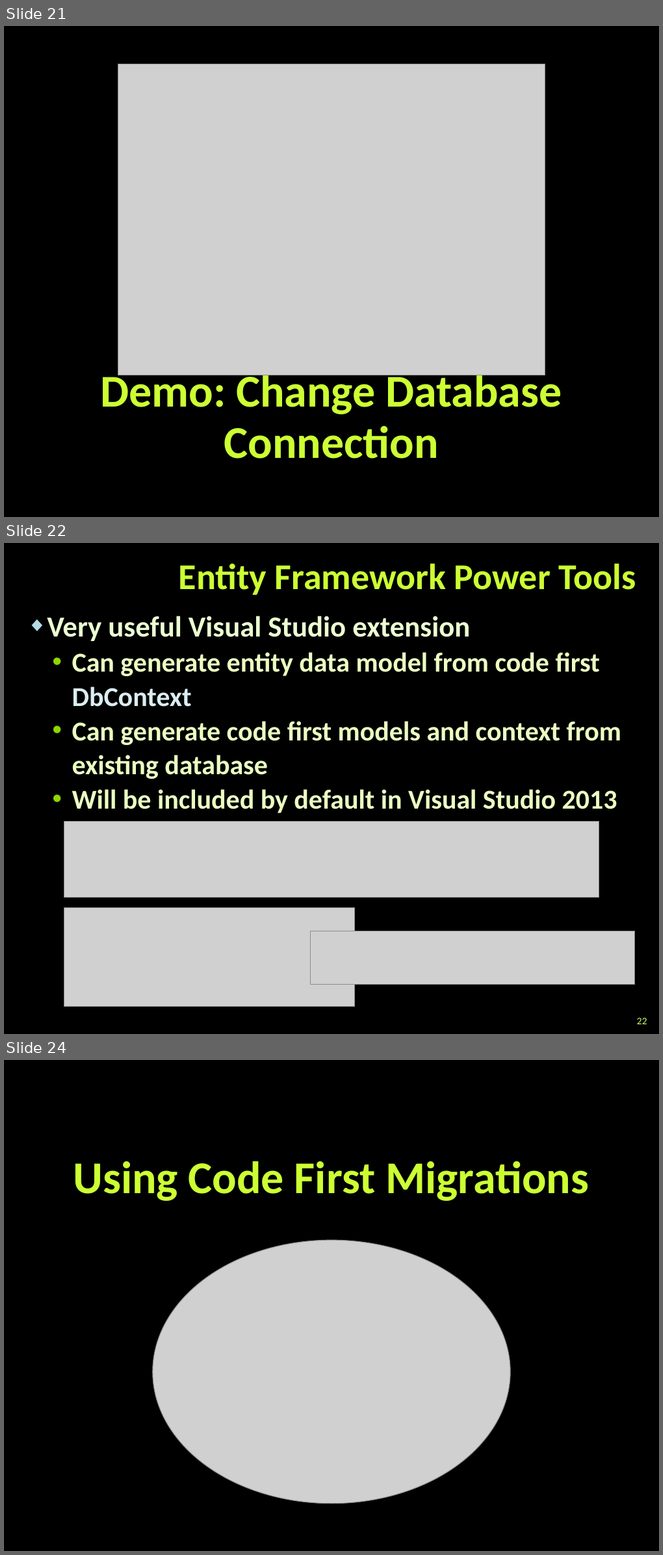
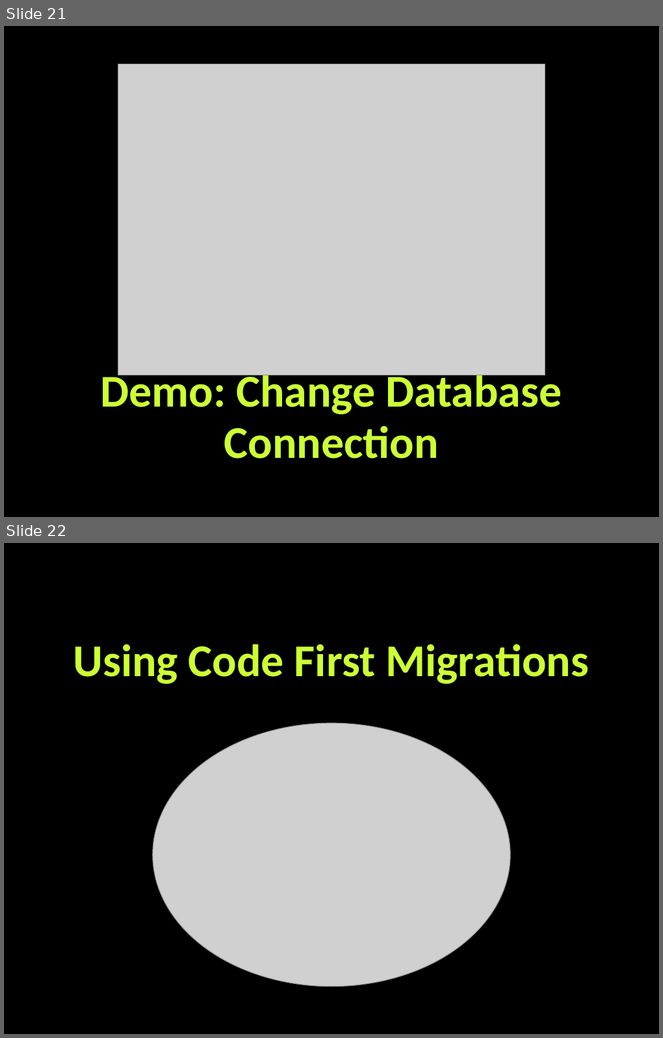
Before and after one commit to martin-nikolov/Telerik-Academy, a slide deck: Databases/10. Entity Framework Code First/Entity-Framework-Code-First.pptx. Shown one above the other, each under a label of ours: slides 21, 22 and 24 before the commit, slides 21 and 22 after it; the slides between them are not shown. The pictures are 663x1555 and 663x1038 pixels, drawn with LibreOffice and Linux fonts; fonts in the diff are those of the drawing; grey boxes stand for pictures; background and template pictures are left out. Boxes give left, top, right and bottom in pixels: in the first picture for what was removed or moved away, otherwise in the second. Text is boxed around its words. In the diff, an @@ line names an element or a change of style, - is before the commit and + after.

Commit message:
Entity Framework Code First -HW -U

```diff
--- a/Databases/10. Entity Framework Code First/Entity-Framework-Code-First.pptx
+++ b/Databases/10. Entity Framework Code First/Entity-Framework-Code-First.pptx
@@ slide 22 removed at (4, 543, 659, 1034), background picture (left out) @@
@@ title removed at (179, 563, 636, 595) @@
-Entity Framework Power Tools
@@ text removed at (47, 616, 622, 813) @@
-◆ Very useful Visual Studio extension
-  • Can generate entity data model from code first DbContext
-  • Can generate code first models and context from existing database
-  • Will be included by default in Visual Studio 2013
@@ picture removed at (64, 821, 599, 898) @@
@@ picture removed at (64, 908, 355, 1007) @@
@@ picture removed at (310, 931, 635, 984) @@
@@ page number removed at (637, 1018, 648, 1025) @@
-22
@@ what was slide 24 is now slide 22 @@
```
Also in this commit, not shown: 4 slides changed, 6 slides added, 1 other slide removed, 3 other files.
